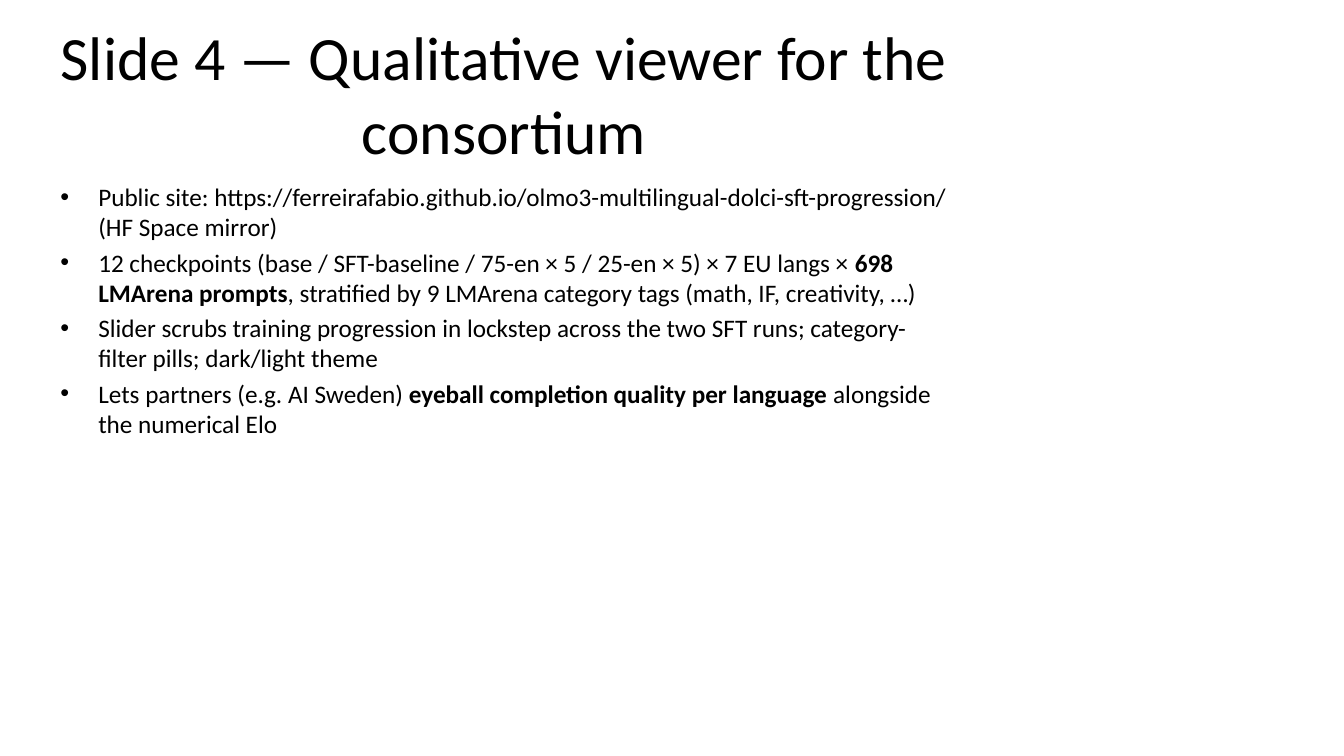
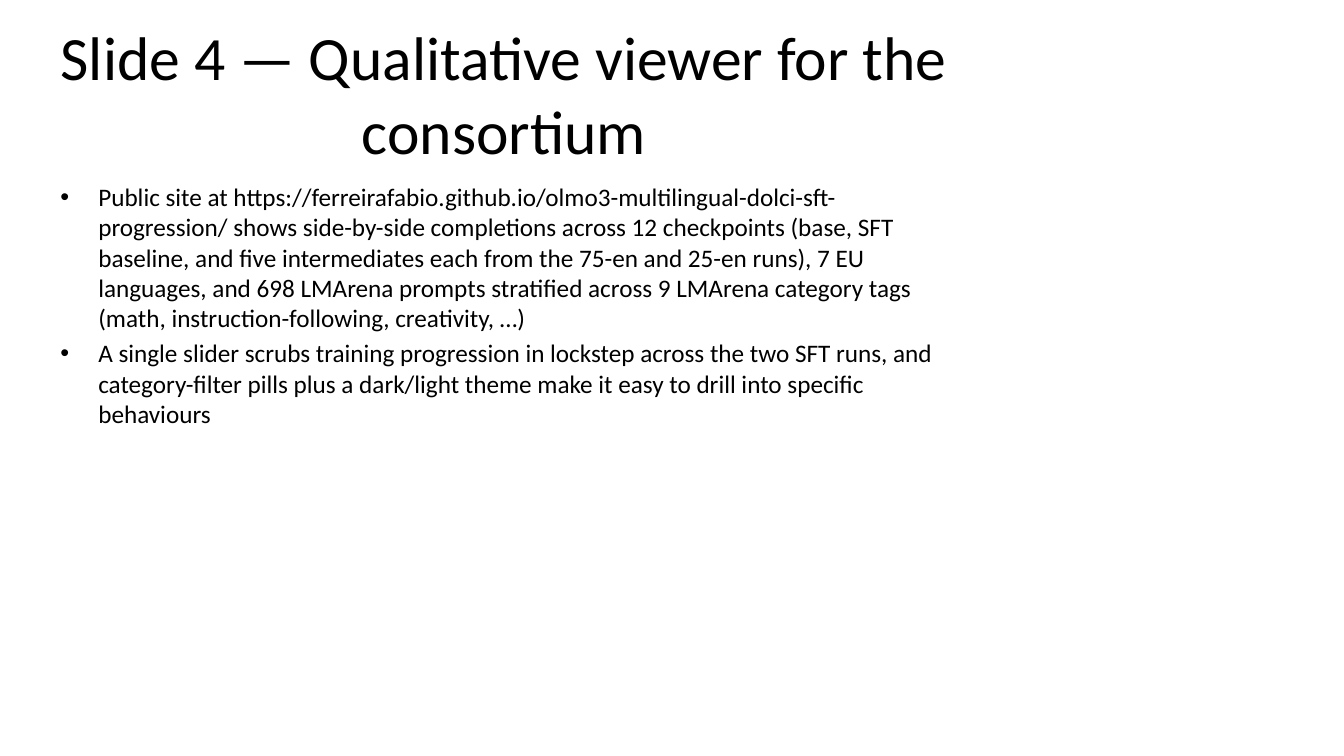
Before and after one commit to ferreirafabio/open-instruct, a slide deck: slide 5 of oellm/meetings/llms4eu_wp4/2026-04-28.pptx. Drawn at 1344x756 pixels with LibreOffice and Linux fonts; fonts in the diff are those of the drawing. Boxes give left, top, right and bottom in pixels: in the first picture for what was removed or moved away, otherwise in the second. Text is boxed around its words. In the diff, an @@ line names an element or a change of style, - is before the commit and + after.

```diff
--- a/oellm/meetings/llms4eu_wp4/2026-04-28.pptx
+++ b/oellm/meetings/llms4eu_wp4/2026-04-28.pptx
@@ text at <box>98,188,932,424</box>: text changed @@
-• Public site: https://ferreirafabio.github.io/olmo3-multilingual-dolci-sft-progression/ (HF Space mirror)
-• 12 checkpoints (base / SFT-baseline / 75-en × 5 / 25-en × 5) × 7 EU langs × 698 LMArena prompts, stratified by 9 LMArena category tags (math, IF, creativity, …)
-• Slider scrubs training progression in lockstep across the two SFT runs; category-filter pills; dark/light theme
-• Lets partners (e.g. AI Sweden) eyeball completion quality per language alongside the numerical Elo
+• Public site at https://ferreirafabio.github.io/olmo3-multilingual-dolci-sft-progression/ shows side-by-side completions across 12 checkpoints (base, SFT baseline, and five intermediates each from the 75-en and 25-en runs), 7 EU languages, and 698 LMArena prompts stratified across 9 LMArena category tags (math, instruction-following, creativity, …)
+• A single slider scrubs training progression in lockstep across the two SFT runs, and category-filter pills plus a dark/light theme make it easy to drill into specific behaviours
```
Also in this commit, not shown: 5 other slides changed, 1 slide removed, 1 other file.
